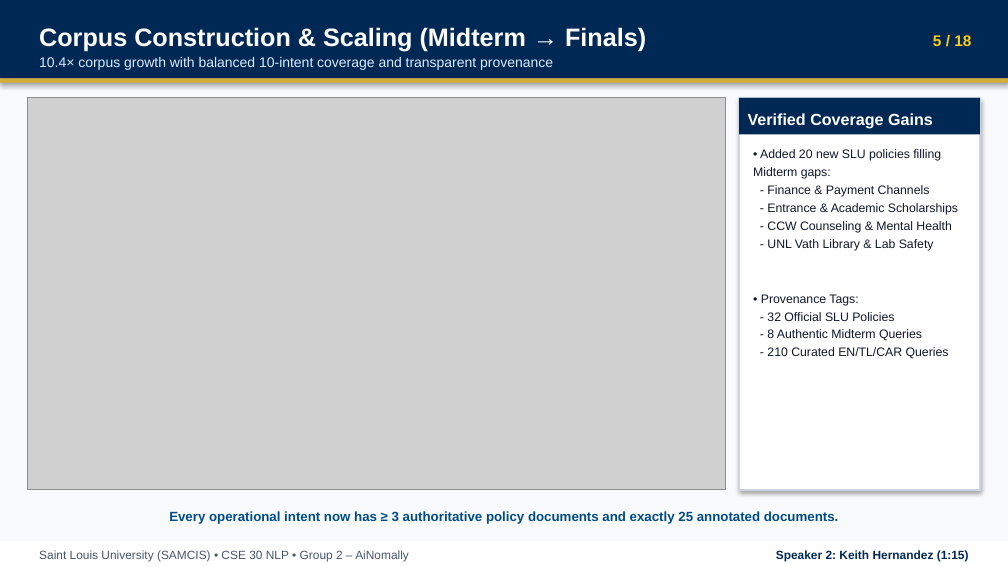
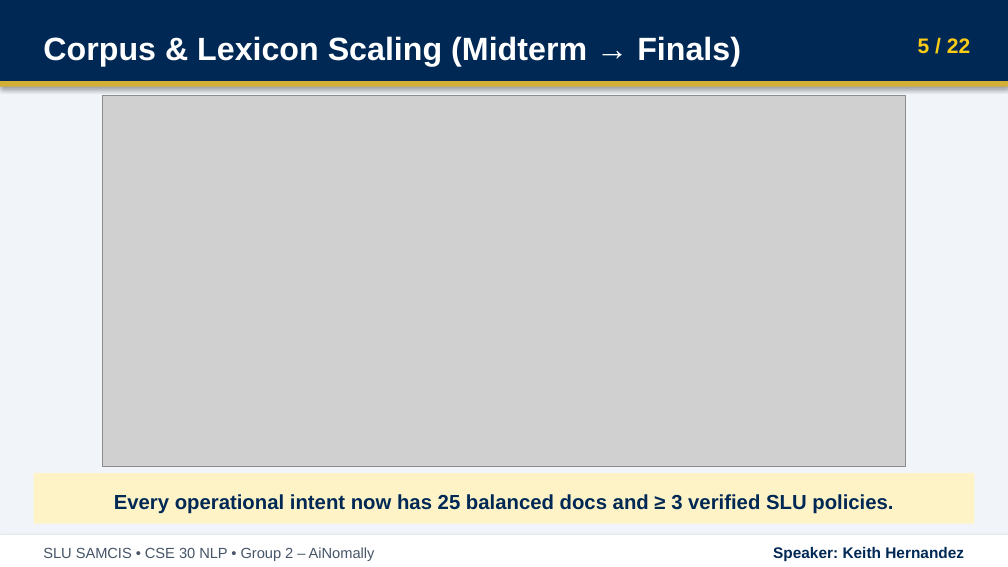
Before and after one commit to ChazeRodriguez/slu-egovernance-chatbot-car-lexicon, a slide deck: slide 5 of presentation/Group2_AiNomally_CSE30_Deck.pptx. Drawn at 1008x567 pixels with LibreOffice and Linux fonts; fonts in the diff are those of the drawing; grey boxes stand for pictures. Boxes give left, top, right and bottom in pixels: in the first picture for what was removed or moved away, otherwise in the second. Text is boxed around its words. In the diff, an @@ line names an element or a change of style, - is before the commit and + after.

```diff
--- a/presentation/Group2_AiNomally_CSE30_Deck.pptx
+++ b/presentation/Group2_AiNomally_CSE30_Deck.pptx
@@ background #F8FAFC to #F1F5F9 @@
@@ text "Corpus & Lexicon Scaling (Midterm ..." at <box>43,36,741,66</box>: vertical alignment top to middle @@
@@ text removed at <box>39,57,553,70</box> @@
-10.4× corpus growth with balanced 10-intent coverage and transparent provenance
@@ text at <box>43,36,741,66</box>: text changed; size 18 to 23 pt @@
-Corpus Construction & Scaling (Midterm → Finals)
+Corpus & Lexicon Scaling (Midterm → Finals)
@@ text at <box>918,38,970,54</box>: text changed; size 11 to 15 pt @@
-5 / 18
+5 / 22
@@ rectangle: place and size @@
-rectangle at <box>0,79,1008,83</box>
+rectangle at <box>0,82,1008,88</box>
@@ picture: place and size @@
-picture at <box>28,98,726,490</box>
+picture at <box>102,95,905,466</box>
@@ rectangle removed at <box>739,98,980,490</box> @@
@@ rectangle removed at <box>739,98,980,134</box> @@
-Verified Coverage Gains
@@ text removed at <box>753,149,958,359</box> @@
-• Added 20 new SLU policies filling Midterm gaps:
-- Finance & Payment Channels
-- Entrance & Academic Scholarships
-- CCW Counseling & Mental Health
-- UNL Vath Library & Lab Safety
-• Provenance Tags:
-- 32 Official SLU Policies
-- 8 Authentic Midterm Queries
-- 210 Curated EN/TL/CAR Queries
@@ rectangle added at <box>33,473,974,523</box>, fill #FEF3C7, 14.5 pt, text #002855, bold @@
+Every operational intent now has 25 balanced docs and ≥ 3 verified SLU policies.
@@ rectangle: place and size @@
-rectangle at <box>0,540,1008,566</box>
+rectangle at <box>0,535,1008,567</box>
@@ text removed at <box>169,511,838,524</box> @@
-Every operational intent now has ≥ 3 authoritative policy documents and exactly 25 annotated documents.
@@ text at <box>43,547,375,561</box>: text changed; size 8.5 to 10.5 pt @@
-Saint Louis University (SAMCIS) • CSE 30 NLP • Group 2 – AiNomally
+SLU SAMCIS • CSE 30 NLP • Group 2 – AiNomally
@@ text at <box>773,547,964,562</box>: text changed; size 8.5 to 11 pt @@
-Speaker 2: Keith Hernandez (1:15)
+Speaker: Keith Hernandez
```
Also in this commit, not shown: 15 other slides changed, 6 slides added, 2 slides removed, 8 other files.
